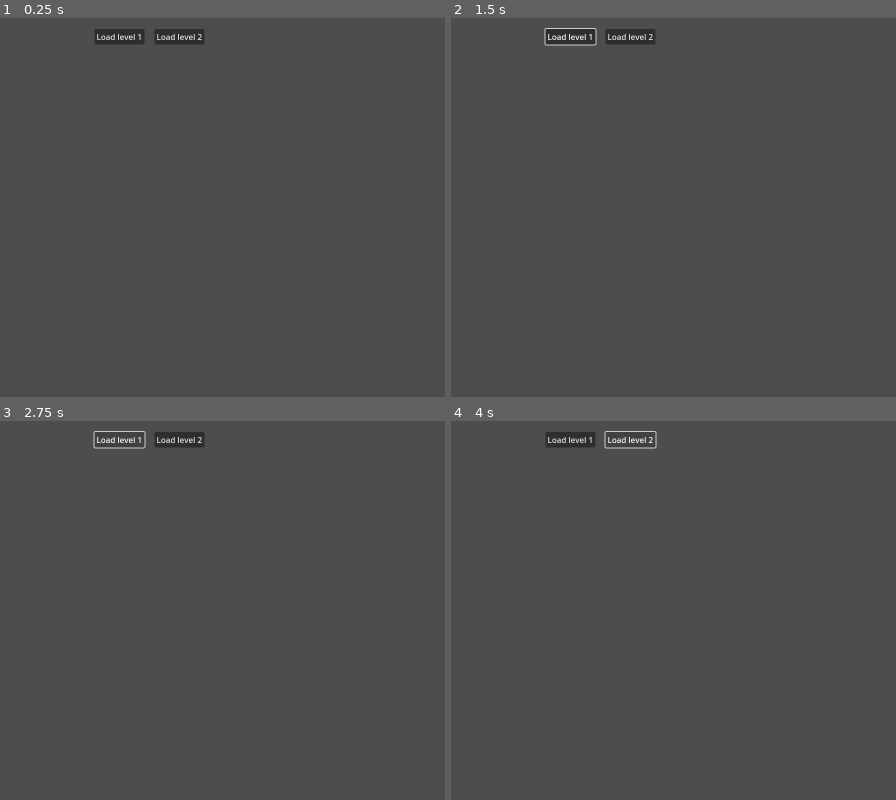
Above: before the commit, frames 1-4 (two rows, left to right).
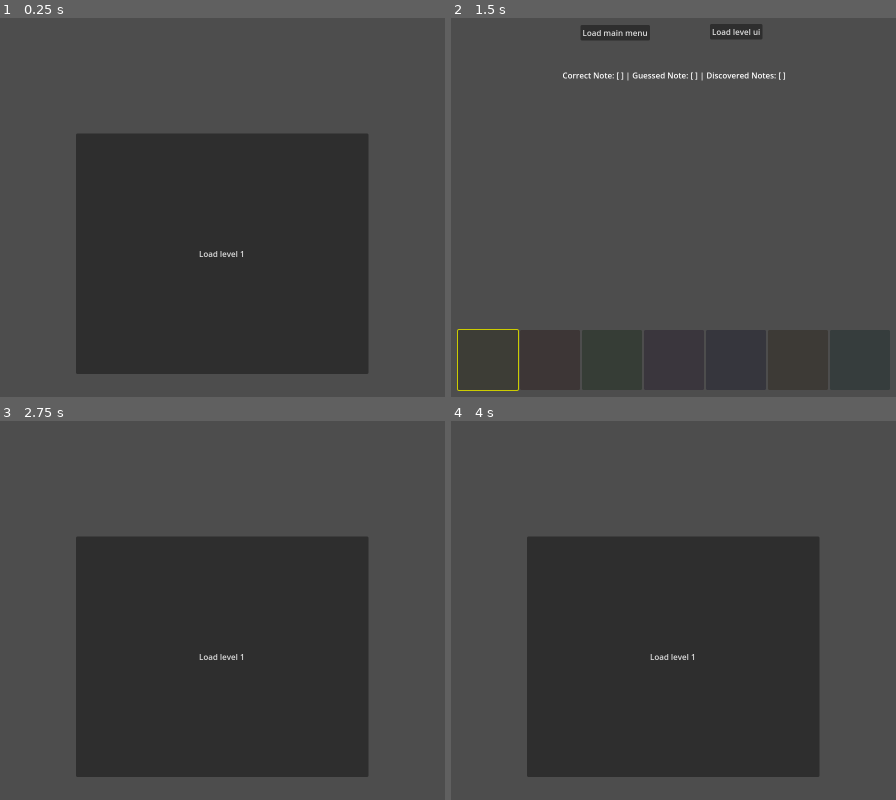
Above: after the commit, the same moments.

Repository: nenomancer/chromatone
Game: Godot game, scene res://main/main.tscn
Two runs of this game, one before a commit and one after it. Both use one fixed random seed, a clock stepped at 60 frames per second and the inputs below. The project has no main scene, so this scene is started directly.
Inputs (mouse positions are in pixels of both pictures, inside the frame that each line leads up to):
- Up to frame 1 (0.25 s): no input
- Up to frame 2 (1.5 s): click "Load level 1" at 0.5 s; click (486, 359) at 1.27 s
- Up to frame 3 (2.75 s): click "Load level 1" (after the commit: "Load main menu") at 2 s
- Up to frame 4 (4 s): click (629, 439) at 2.75 s, where only the run before the commit has a clickable "Load level 2"

The runs differ from the first frame. In frame 1, 42% of the frame differs, in the area x 17-83%, y 2-94%; in frame 2, 2.0%; in frame 3, 42%; in frame 4, 42%.

Commit message:
add round / level logic, correct note, imrpove scene switch

Diff:
--- a/buttons_ui/buttons_ui.gd
+++ b/buttons_ui/buttons_ui.gd
@@ -2,8 +2,9 @@
 
 signal note_selected(color)
 
+var number_of_colors: int = 3
 # Color-note mapping
-var color_note_pairs = {}
+var color_note_pairs = GameManager.get_color_note_pairs()
 var note_sound_map = {
 	"C": preload("res://sounds/grand_piano_c.wav"),
 	"D": preload("res://sounds/grand_piano_d.wav"),
@@ -15,48 +16,29 @@
 }
 @onready var buttons = $GridContainer.get_children()
 
-var available_notes = GameManager.available_notes
-var available_colors = [Color.RED, Color.GREEN, Color.BLUE, Color.YELLOW, Color.PURPLE, Color.ORANGE, Color.CYAN]
-
 func _ready():
-	randomize_pairs()
-	assign_color_to_buttons(buttons.size())
-
 	for button: Button in buttons:
 		button.pressed.connect(on_button_pressed.bind(button))
 
 
+func disable_buttons():
+	for button: Button in buttons:
+		button.disabled = true
+
 func on_button_pressed(button):
 	emit_signal("note_selected", button.get_meta("note"))
+	disable_buttons()
 
-func randomize_pairs():
-	color_note_pairs.clear()
+func assign_color_to_buttons(condition: Callable):
+	var note_list = color_note_pairs.keys() # Get notes
 
-	var shuffled_notes = available_notes.duplicate()
-	shuffled_notes.shuffle()
-
-	var shuffled_colors = available_colors.duplicate()
-	shuffled_colors.shuffle()
-
-	for i in range(shuffled_colors.size()):
-		var note = shuffled_notes[i]
-		var color = shuffled_colors[i]
-
-		color_note_pairs[note] = {
-			"color": color,
-			"sound": note_sound_map[note]
-		}
-
-func assign_color_to_buttons(number_of_buttons):
-		var note_list = color_note_pairs.keys() # Get notes
-
-		buttons.shuffle()
-
-		for i in range(buttons.size()):
-			if i < number_of_buttons:
-				var button = buttons[i]
-				var note = note_list[i]
-				var color = color_note_pairs[note]["color"]
-
-				button.modulate = color
-				button.set_meta("note", note)
+	buttons.shuffle()
+	for i in range(buttons.size()):
+		var button = buttons[i]
+		var note = note_list[i]
+		var color = color_note_pairs[note]["color"]
+		if condition.call(note, i):
+			button.modulate = color
+			button.set_meta("note", note)
+		else:
+			button.disabled = true
--- a/game_manager.gd
+++ b/game_manager.gd
@@ -1,10 +1,42 @@
 extends Node
 
 var available_notes = ["C", "D", "E", "F", "G", "A", "B"]
+var available_colors = [Color.RED, Color.GREEN, Color.BLUE, Color.YELLOW, Color.PURPLE, Color.ORANGE, Color.CYAN]
+
 var discovered_notes = []
 var current_round: int = 1
 var current_level: int = 0
+var current_note: String
 
+var color_note_pairs = {}
+var note_sound_map = {
+	"C": preload("res://sounds/grand_piano_c.wav"),
+	"D": preload("res://sounds/grand_piano_d.wav"),
+	"E": preload("res://sounds/grand_piano_e.wav"),
+	"F": preload("res://sounds/grand_piano_f.wav"),
+	"G": preload("res://sounds/grand_piano_g.wav"),
+	"A": preload("res://sounds/grand_piano_a.wav"),
+	"B": preload("res://sounds/grand_piano_b.wav")
+}
+
+var note_audio_player = AudioStreamPlayer.new()
+
+const LEVELS_UI = "res://levels_ui/levels_ui.tscn"
+const WARMUP_UI = "res://warmup_ui/warmup_ui.tscn"
+const MAIN = "res://main/main.tscn"
+
+func _ready() -> void:
+	generate_audio_player()
+	randomize_pairs()
+
+func generate_audio_player():
+	await get_tree().process_frame
+	get_tree().root.add_child(note_audio_player)
+
+func play_note(note):
+	if note_audio_player:
+		note_audio_player.stream = note_sound_map[note]
+		note_audio_player.play()
 
 func get_random_note() -> String:
 	return available_notes.pick_random()
@@ -26,3 +58,24 @@
 
 func get_level() -> int:
 	return current_level
+
+func get_color_note_pairs() -> Dictionary:
+	return color_note_pairs
+
+func randomize_pairs():
+	color_note_pairs.clear()
+
+	var shuffled_notes = available_notes.duplicate()
+	shuffled_notes.shuffle()
+
+	var shuffled_colors = available_colors.duplicate()
+	shuffled_colors.shuffle()
+
+	for i in range(shuffled_colors.size()):
+		var note = shuffled_notes[i]
+		var color = shuffled_colors[i]
+
+		color_note_pairs[note] = {
+			"color": color,
+			"sound": note_sound_map[note]
+		}
--- a/globals/globals.gd
+++ /dev/null
@@ -1 +0,0 @@
-extends Node
--- a/levels_ui/levels_ui.gd
+++ b/levels_ui/levels_ui.gd
@@ -2,12 +2,43 @@
 
 @export var level_number: int
 
+var _current_round = GameManager.get_round()
+var _current_level = GameManager.get_level()
+var _correct_note: String
+
 func _ready():
+	_correct_note = GameManager.get_random_note()
+
 	var buttons_ui = load("res://buttons_ui/buttons_ui.tscn").instantiate()
-	add_child(buttons_ui)
-
-	print(buttons_ui)
+	$UI.add_child(buttons_ui)
+	buttons_ui.assign_color_to_buttons(func(note, i): return note in GameManager.available_notes)
 	buttons_ui.note_selected.connect(on_level_guess)
 
 func on_level_guess(note):
+	GameManager.play_note(note)
+	if (note == _correct_note):
+		print("CORRECT!")
+	else:
+		print("Incorrect!")
 	print("guessed note: ", note)
+	$InfoLabel.text = "Current round: " + var_to_str(GameManager.get_round()) + " Current Level: " + var_to_str(GameManager.get_level())
+
+	await get_tree().create_timer(2).timeout
+	if (_current_round < 5):
+		GameManager.set_round(_current_round + 1)
+	else:
+		GameManager.set_round(1)
+		GameManager.set_level(_current_level + 1)
+
+	get_tree().change_scene_to_file(GameManager.LEVELS_UI)
+
+
+
+func _on_button_pressed() -> void:
+	GameManager.set_round(GameManager.get_round() + 1)
+	get_tree().change_scene_to_file(GameManager.MAIN)
+
+
+func _on_button_2_pressed() -> void:
+	GameManager.set_round(GameManager.get_round() + 1)
+	get_tree().change_scene_to_file(GameManager.WARMUP_UI)
--- a/levels_ui/levels_ui.tscn
+++ b/levels_ui/levels_ui.tscn
@@ -28,6 +28,26 @@
 text = "This is information, currently in progreesssss"
 
 [node name="UI" type="Control" parent="."]
-anchors_preset = 0
-offset_right = 40.0
-offset_bottom = 40.0
+layout_mode = 1
+anchors_preset = 15
+anchor_right = 1.0
+anchor_bottom = 1.0
+grow_horizontal = 2
+grow_vertical = 2
+
+[node name="Button" type="Button" parent="."]
+offset_left = 413.0
+offset_top = 457.0
+offset_right = 509.0
+offset_bottom = 488.0
+text = "Main menu"
+
+[node name="Button2" type="Button" parent="."]
+offset_left = 570.0
+offset_top = 457.0
+offset_right = 685.0
+offset_bottom = 488.0
+text = "Warmup level"
+
+[connection signal="pressed" from="Button" to="." method="_on_button_pressed"]
+[connection signal="pressed" from="Button2" to="." method="_on_button_2_pressed"]
--- a/main/main.gd
+++ b/main/main.gd
@@ -3,8 +3,4 @@
 
 
 func _on_button_pressed():
-	print("laoading levle 1")
-
-
-func _on_button_2_pressed():
-	print("laoading levle 1")
+	get_tree().change_scene_to_file(GameManager.WARMUP_UI)
--- a/main/main.tscn
+++ b/main/main.tscn
@@ -13,19 +13,11 @@
 
 [node name="Button" type="Button" parent="."]
 layout_mode = 0
-offset_left = 283.0
-offset_top = 138.0
-offset_right = 383.0
-offset_bottom = 169.0
+offset_left = 246.0
+offset_top = 347.0
+offset_right = 831.0
+offset_bottom = 828.0
 text = "Load level 1"
-
-[node name="Button2" type="Button" parent="."]
-layout_mode = 0
-offset_left = 403.0
-offset_top = 138.0
-offset_right = 503.0
-offset_bottom = 169.0
-text = "Load level 2"
 
 [node name="GameUI" type="Control" parent="."]
 anchors_preset = 0
@@ -33,4 +25,3 @@
 offset_bottom = 40.0
 
 [connection signal="pressed" from="Button" to="." method="_on_button_pressed"]
-[connection signal="pressed" from="Button2" to="." method="_on_button_2_pressed"]
--- a/project.godot
+++ b/project.godot
@@ -11,7 +11,7 @@
 [application]
 
 config/name="Chromatone"
-config/features=PackedStringArray("4.2", "Mobile")
+config/features=PackedStringArray("4.3", "Mobile")
 
 [autoload]
 
--- a/warmup_ui/warmup_ui.gd
+++ b/warmup_ui/warmup_ui.gd
@@ -1,13 +1,46 @@
 extends Control
 
-@export var current_round: int = 1
-@export var current_note: String
+@export var _current_round: int = GameManager.get_round()
+var _correct_note: String
+
 
 func _ready():
+	_correct_note = GameManager.get_random_note() # Generate correct note
+
 	var buttons_ui = load("res://buttons_ui/buttons_ui.tscn").instantiate()
-	add_child(buttons_ui)
+	$UI.add_child(buttons_ui)
 
 	buttons_ui.note_selected.connect(on_warmup_guess)
+	buttons_ui.assign_color_to_buttons(func(note, i): return i < GameManager.available_notes.size())
 
 func on_warmup_guess(note):
 	print("warmup note is: ", note)
+	GameManager.play_note(note)
+
+	if (_correct_note == note):
+		if (note not in GameManager.discovered_notes):
+			GameManager.add_discovered_note(note)
+		# Points and whatnot
+	else:
+		print("Wrong")
+		# No points and whatnot
+
+	await get_tree().create_timer(2).timeout
+
+	if (_current_round < 5):
+		GameManager.set_round(_current_round + 1)
+		get_tree().change_scene_to_file(GameManager.WARMUP_UI)
+	else:
+		GameManager.set_level(1)
+		GameManager.set_round(1)
+		get_tree().change_scene_to_file(GameManager.LEVELS_UI)
+
+
+
+
+
+func _on_button_pressed() -> void:
+	get_tree().change_scene_to_file(GameManager.MAIN)
+
+func _on_button_2_pressed() -> void:
+	get_tree().change_scene_to_file(GameManager.LEVELS_UI)
--- a/warmup_ui/warmup_ui.tscn
+++ b/warmup_ui/warmup_ui.tscn
@@ -23,3 +23,30 @@
 grow_horizontal = 2
 text = "Correct Note: [ ] | Guessed Note: [ ] | Discovered Notes: [ ]"
 horizontal_alignment = 1
+
+[node name="UI" type="Control" parent="."]
+layout_mode = 1
+anchors_preset = 15
+anchor_right = 1.0
+anchor_bottom = 1.0
+grow_horizontal = 2
+grow_vertical = 2
+
+[node name="Button" type="Button" parent="."]
+layout_mode = 0
+offset_left = 353.0
+offset_top = 130.0
+offset_right = 492.0
+offset_bottom = 161.0
+text = "Load main menu"
+
+[node name="Button2" type="Button" parent="."]
+layout_mode = 0
+offset_left = 612.0
+offset_top = 128.0
+offset_right = 717.0
+offset_bottom = 159.0
+text = "Load level ui"
+
+[connection signal="pressed" from="Button" to="." method="_on_button_pressed"]
+[connection signal="pressed" from="Button2" to="." method="_on_button_2_pressed"]
